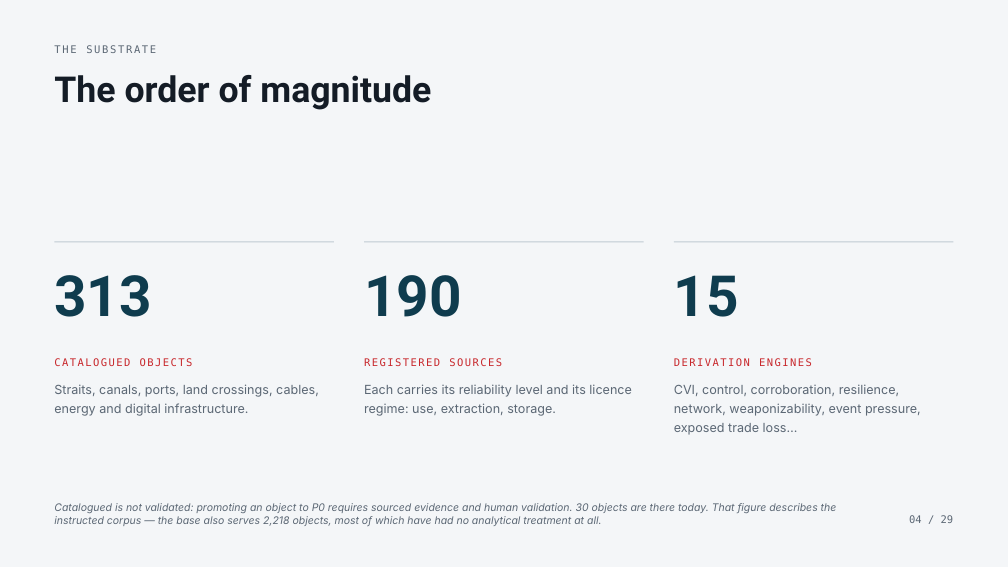
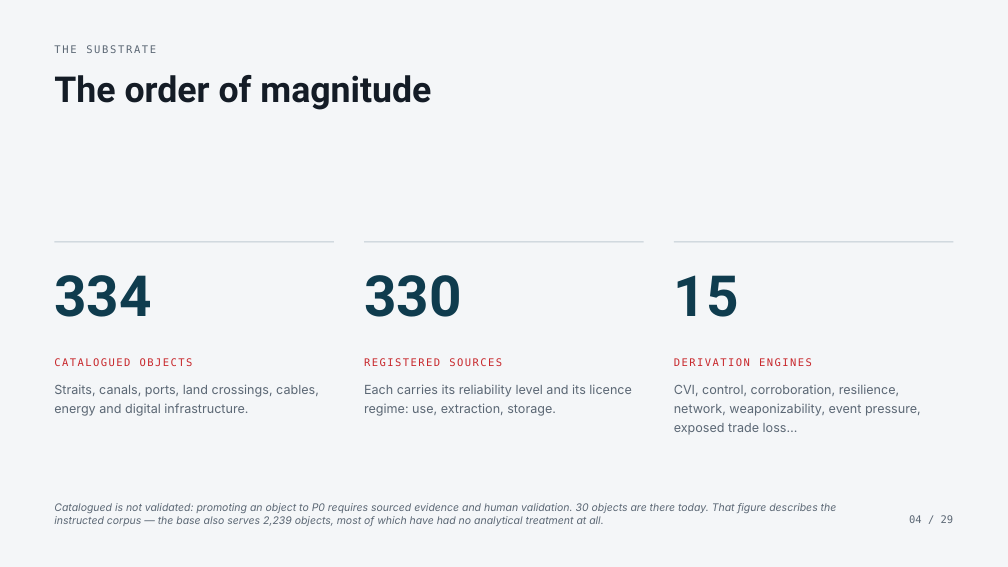
Before and after one commit to s-geffroy/ag-front, a slide deck: slide 4 of presentations/methode/en/methode.en.pptx. Drawn at 1008x567 pixels with LibreOffice and Linux fonts; fonts in the diff are those of the drawing. Boxes give left, top, right and bottom in pixels: in the first picture for what was removed or moved away, otherwise in the second. Text is boxed around its words. In the diff, an @@ line names an element or a change of style, - is before the commit and + after.

```diff
--- a/presentations/methode/en/methode.en.pptx
+++ b/presentations/methode/en/methode.en.pptx
@@ text at (x1=54, y1=275, x2=151, y2=317): text changed @@
-313
+334
@@ text at (x1=364, y1=275, x2=461, y2=317): text changed @@
-190
+330
@@ text at (x1=54, y1=503, x2=837, y2=526): text changed @@
-Catalogued is not validated: promoting an object to P0 requires sourced evidence and human validation. 30 objects are there today. That figure describes the instructed corpus — the base also serves 2,218 objects, most of which have had no analytical treatment at all.
+Catalogued is not validated: promoting an object to P0 requires sourced evidence and human validation. 30 objects are there today. That figure describes the instructed corpus — the base also serves 2,239 objects, most of which have had no analytical treatment at all.
```
Also in this commit, not shown: 3 other slides changed, 16 other files.
